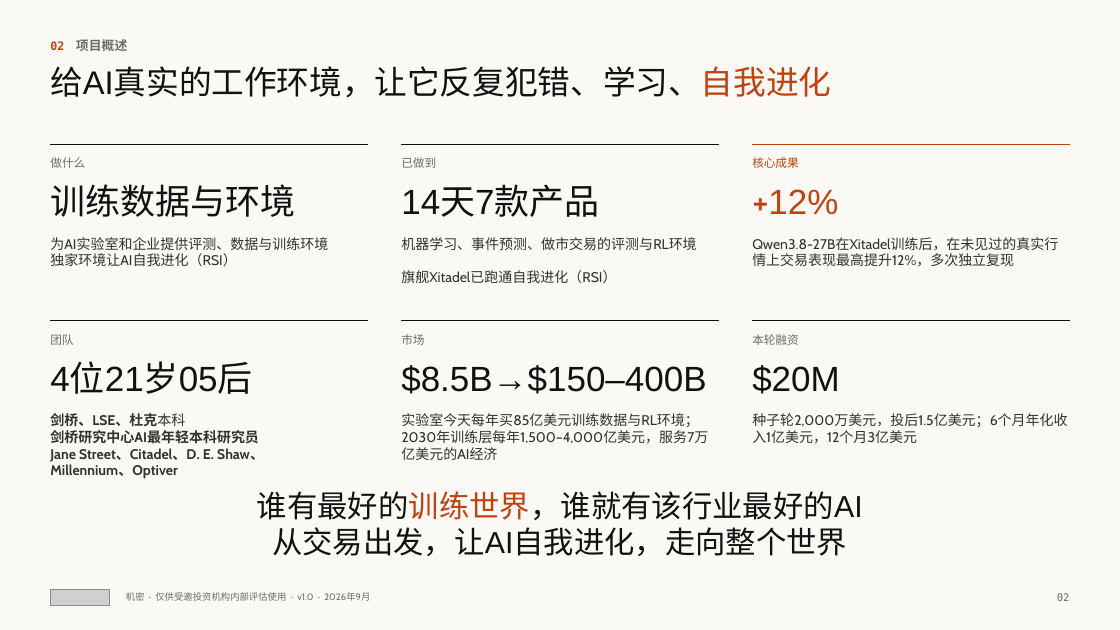
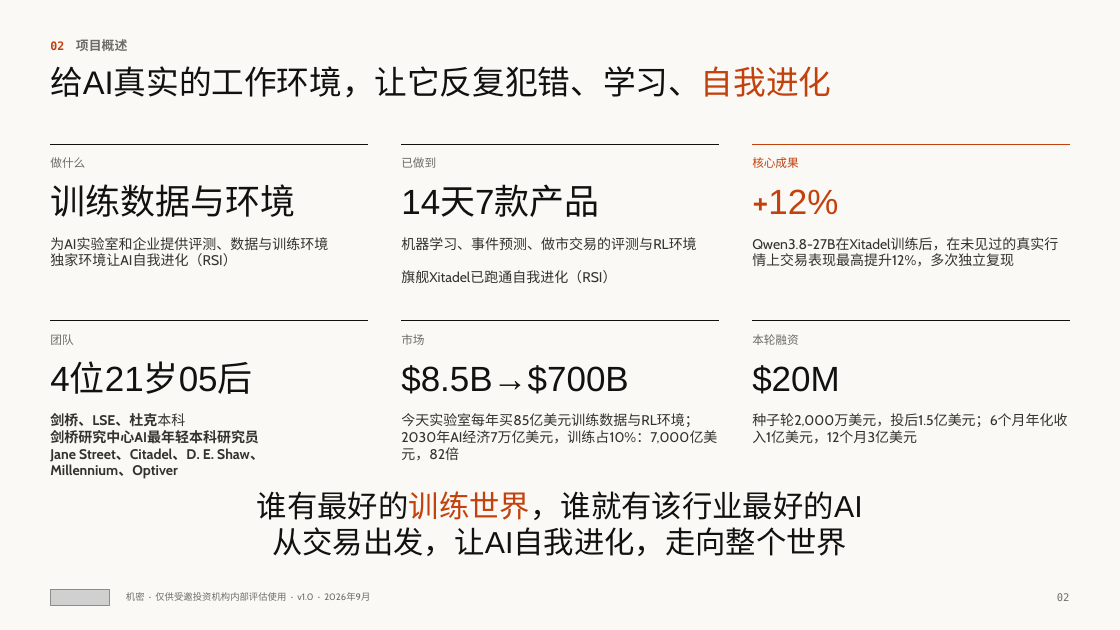
Before and after one commit to wangchen0802/Delta1, a slide deck: slide 2 of SimReal-BP-v17.pptx. Drawn at 1120x630 pixels with LibreOffice and Linux fonts; fonts in the diff are those of the drawing; grey boxes stand for pictures. Boxes give left, top, right and bottom in pixels: in the first picture for what was removed or moved away, otherwise in the second. Text is boxed around its words. In the diff, an @@ line names an element or a change of style, - is before the commit and + after.

```diff
--- a/SimReal-BP-v17.pptx
+++ b/SimReal-BP-v17.pptx
@@ text at <box>401,365,628,394</box>: text changed @@
-$8.5B→$150–400B
+$8.5B→$700B
@@ text at <box>401,413,717,461</box>: text changed @@
-实验室今天每年买85亿美元训练数据与RL环境；2030年训练层每年1,500–4,000亿美元，服务7万亿美元的AI经济
+今天实验室每年买85亿美元训练数据与RL环境；2030年AI经济7万亿美元，训练占10%：7,000亿美元，82倍
```
Also in this commit, not shown: 6 other slides changed, 2 other files.
